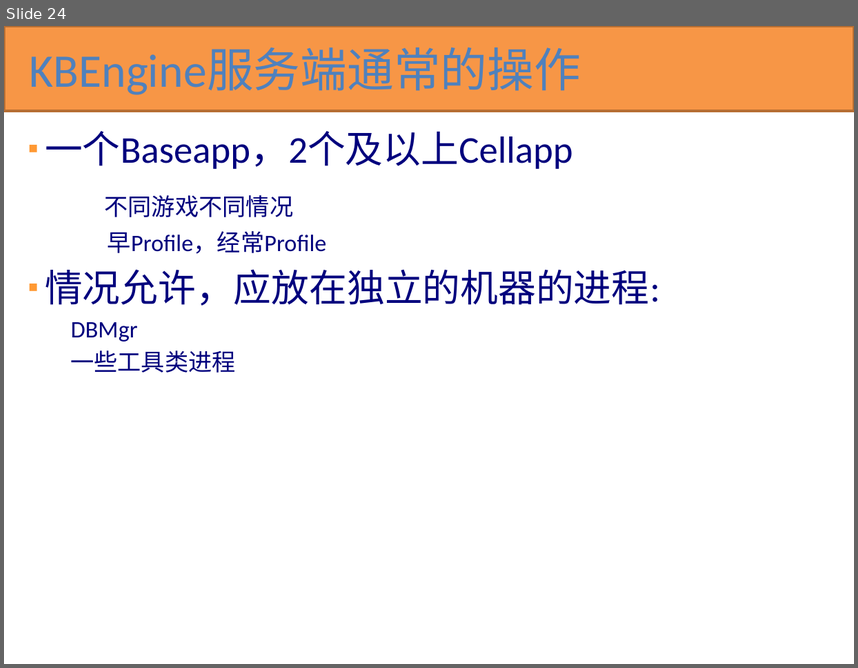
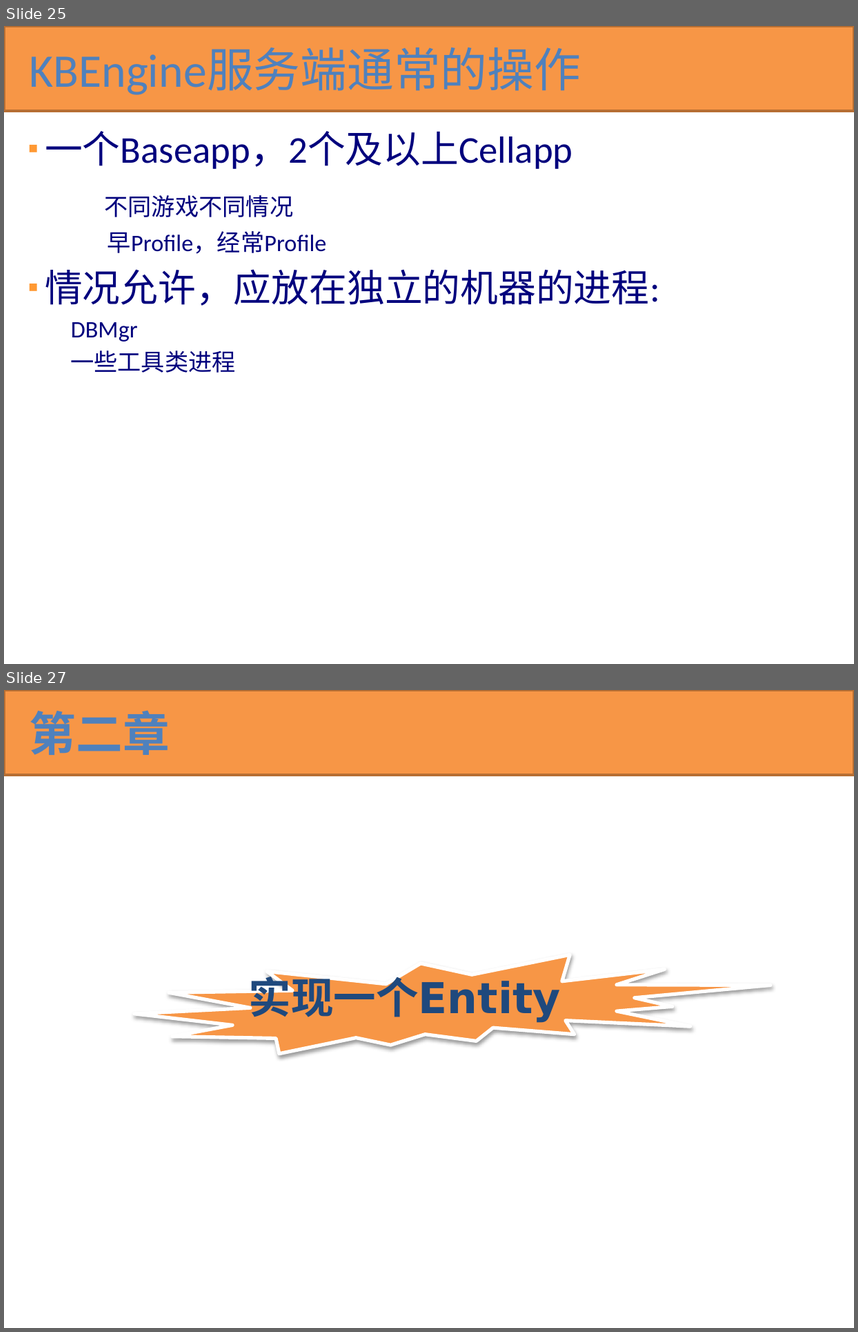
Before and after one commit to kbengine/kbengine_docs, a slide deck: KBEngine技术预览.pptx. Shown one above the other, each under a label of ours: slide 24 before the commit, slides 25 and 27 after it; the slides between them are not shown. The pictures are 858x668 and 858x1332 pixels, drawn with LibreOffice and Linux fonts; fonts in the diff are those of the drawing. Boxes give left, top, right and bottom in pixels: in the first picture for what was removed or moved away, otherwise in the second. Text is boxed around its words. In the diff, an @@ line names an element or a change of style, - is before the commit and + after.

```diff
--- a/KBEngine技术预览.pptx
+++ b/KBEngine技术预览.pptx
@@ slide 27 added at bbox=[4, 690, 854, 1328], background #FFFFFF @@
@@ rectangle added at bbox=[4, 690, 854, 775], fill #F79646, outline #B76F34 2 pt @@
@@ title added at bbox=[30, 710, 170, 755], 39.6 pt, text #4F81BD, bold @@
+第二章
@@ irregular seal added at bbox=[135, 954, 771, 1053], fill #F79646, outline #FFFFFF 3 pt @@
@@ text added at bbox=[248, 969, 560, 1023], 36 pt, text #1F497D, bold @@
+实现一个Entity
@@ what was slide 24 is now slide 25 @@
```
Also in this commit, not shown: 1 slide changed, 7 other slides added.
